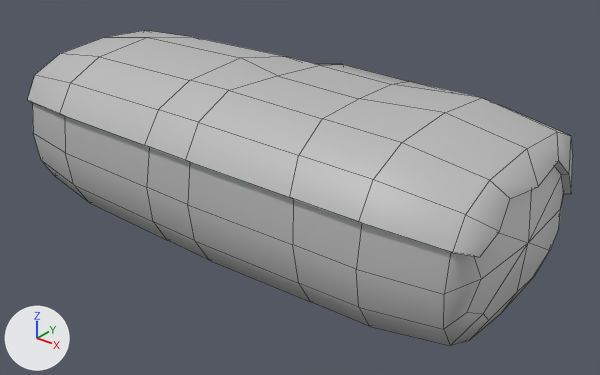
The FBX model Boy&BearGame/Assets/FBXfiles/Terrain.fbx: old version first, new version second.
Both versions are drawn from a 50 mm camera at (0.1318, -0.1554, 0.0904) aimed at (0.0067, 0.0009, -0.0065). The lights are fixed; the arrows at lower left show +X, +Y and +Z. Mesh edges are drawn as thin lines. Where no turn or scale is listed for an object, it has been applied to the vertices.
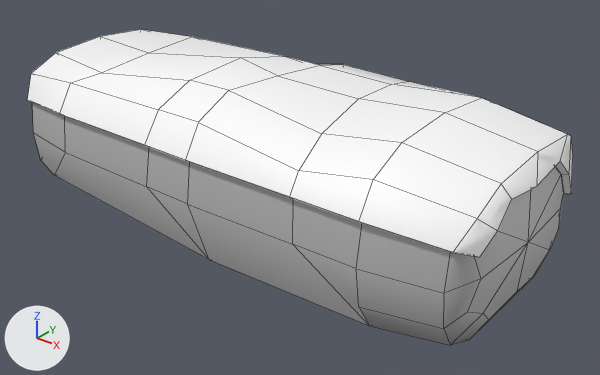
Pixel boxes [x1, y1, x2, y2] of what changed, in the pictures (600 x 375 px):
'pCube1', reshaped, moved
    before: [28, 30, 573, 346]
    after: [32, 103, 564, 345]
'TerrainNewColor:Top', added
    after: [27, 29, 573, 257]
part 1 of me_mesh, cut back
    before: [28, 30, 573, 338]
    after: [40, 150, 533, 337]

The change, as a diff of the scene's bpy script:
```diff
--- a/Boy&BearGame/Assets/FBXfiles/Terrain.fbx.py
+++ b/Boy&BearGame/Assets/FBXfiles/Terrain.fbx.py
@@ mat_terrainnewcolor_lambert2 @@
+mat_terrainnewcolor_lambert2 = principled_material('TerrainNewColor:lambert2')
+mat_terrainnewcolor_lambert2.base_color = (1.0, 1.0, 1.0)  # white #ffffff
@@ me_mesh @@
 # used by ob_pcube1; location = (0.0, 0.0, 0.0)
-me_mesh.from_pydata(...)  # 174 vertices, 172 faces; spans x -0.0721..0.0721, y -0.0335..0.0335, z -0.0243..0.0258
+me_mesh.from_pydata(...)  # 88 vertices, 76 faces; spans x -0.0715..0.0715, y -0.0335..0.0335, z -0.0228..0.0147
+# me_mesh part 1
+# 86 vertices are removed from x -0.0721..0.0721, y -0.0335..0.0335, z -0.0243..0.0258
+# 117 faces are deleted
+# 21 new faces join them
 me_mesh.materials.append(mat_lambert1)
@@ me_mesh_001 @@
+me_mesh_001.from_pydata(...)  # 91 vertices, 76 faces; spans x -0.0713..0.0721, y -0.0335..0.0335, z 0.0014..0.0258
+me_mesh_001.materials.append(mat_terrainnewcolor_lambert2)  # its picture is missing
@@ ob_pcube1 @@
 ob_pcube1 = bpy.data.objects.new('pCube1', me_mesh)
-ob_pcube1.location = (0.0, 0.0, 0.0)
+ob_pcube1.location = (0.0, 0.0, 0.0001)
@@ ob_terrainnewcolor_top @@
+ob_terrainnewcolor_top = bpy.data.objects.new('TerrainNewColor:Top', me_mesh_001)
+ob_terrainnewcolor_top.location = (0.0, 0.0, 0.0)
```
